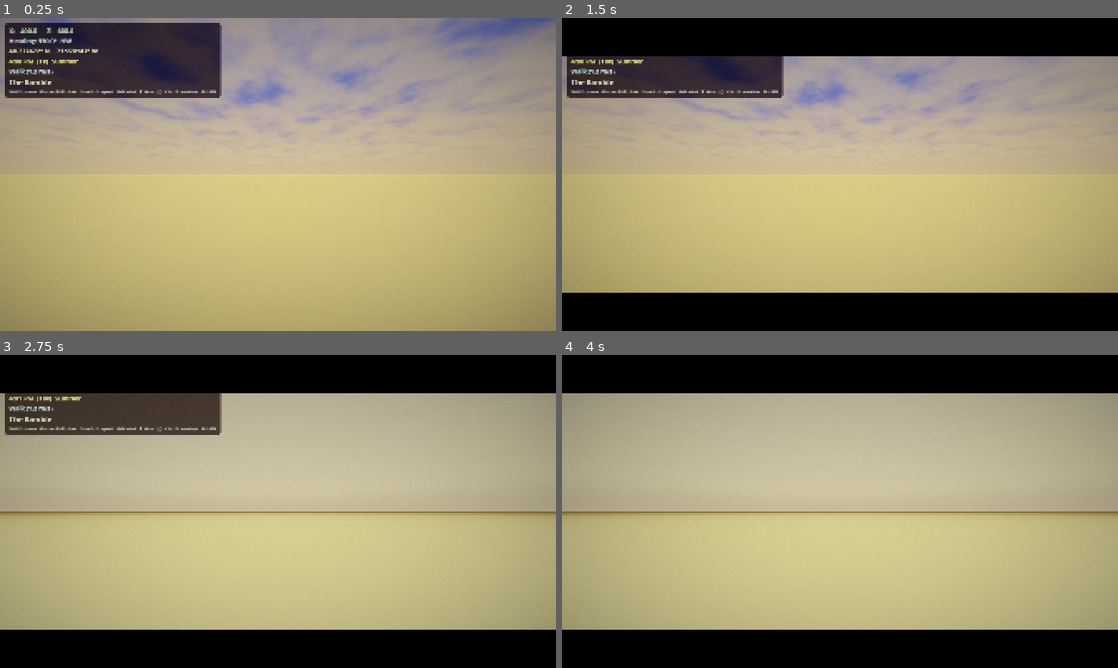
Above: before the commit, frames 1-4 (two rows, left to right).
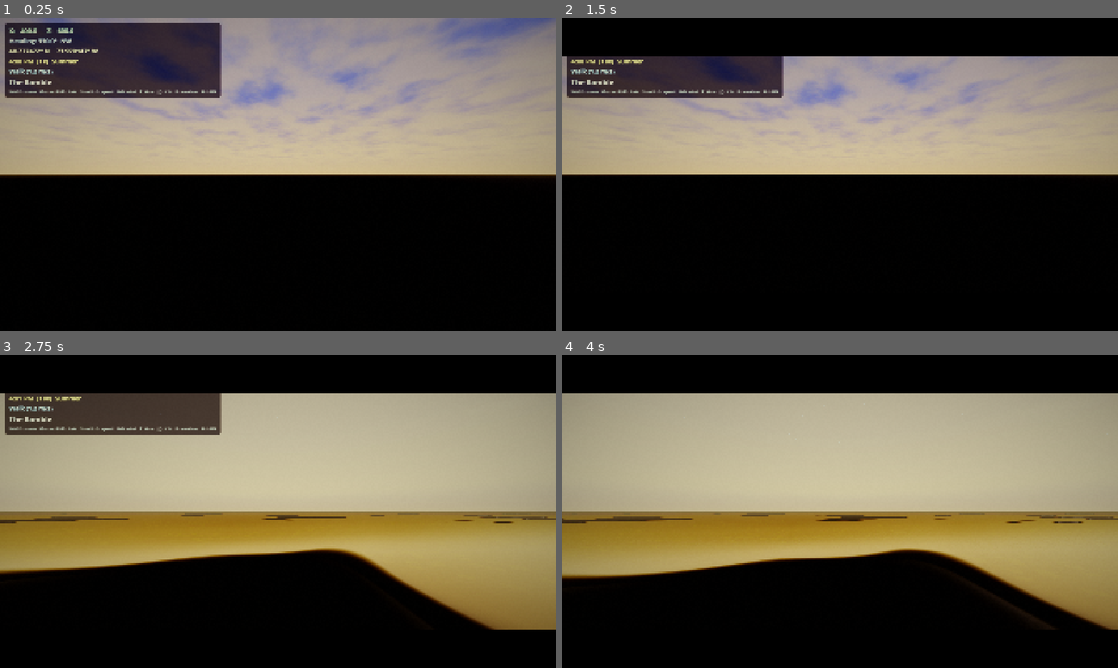
Above: after the commit, the same moments.

Repository: Central-Park-Walk/central-park-walk
Game: Godot game, scene res://main.tscn
The game is run twice, just before and just after one commit, with the same random seed, the same clock (stepped at 60 frames per second) and the same inputs.
Inputs (mouse positions are in pixels of both pictures, inside the frame that each line leads up to):
- Up to frame 1 (0.25 s): no input
- Up to frame 2 (1.5 s): tap Enter at 0.5 s; move the mouse to (962, 158) at 0.52 s; hold D 0.53-1.28 s; tap T at 0.6 s; click (962, 158) at 0.67 s; tap Space at 1.25 s; move the mouse to (728, 190) at 1.27 s; hold S from 1.28 s (still down); tap L at 1.35 s
- Up to frame 3 (2.75 s): tap Enter at 2 s; move the mouse to (333, 442) at 2.02 s; release S at 2.03 s; hold D from 2.03 s (still down); tap P at 2.1 s
- Up to frame 4 (4 s): move the mouse to (812, 574) at 2.77 s; release D at 2.78 s; hold W 2.78-3.53 s; tap G at 2.85 s; click (812, 574) at 2.92 s; move the mouse to (1006, 558) at 3.52 s; hold A from 3.53 s (still down); tap H at 3.6 s

The runs differ from the first frame. In frame 1, 50% of the frame differs, in the area x 0-100%, y 50-100%; in frame 2, 38%; in frame 3, 37%; in frame 4, 37%.

Commit message:
Stone pedestals for 61 unscanned statues + terrain slope variable fix
New Blender model: cp_pedestal.glb with 3 granite/limestone variants
(standard rectangular, column for busts, wide memorial base). Placed at
each label-only statue position with weather-responsive stone shader and
collision. Labels now sit above pedestals instead of floating. Also fixed
terrain shader: moved slope calculation before first use at path section.

Co-Authored-By: Claude Opus 4.6 <noreply@anthropic.com>

Diff:
--- a/infrastructure_builder.gd
+++ b/infrastructure_builder.gd
@@ -625,6 +625,35 @@
 			else:
 				print("Statues: failed to generate scene for '%s'" % skey)
 	print("Statues: %d named GLBs loaded" % named_statue_glbs.size())
+
+	# Load stone pedestal GLB — 3 variant meshes for label-only statues
+	# Variant 0: Standard (statues, sculptures) ~1.08m
+	# Variant 1: Column (busts) ~1.36m
+	# Variant 2: Memorial (memorials, monuments) ~0.68m
+	var pedestal_meshes: Array = []  # [Mesh, Mesh, Mesh]
+	var pedestal_heights: Array = [1.08, 1.36, 0.68]
+	var ped_path := ProjectSettings.globalize_path("res://models/furniture/cp_pedestal.glb")
+	if FileAccess.file_exists(ped_path):
+		var gd_p := GLTFDocument.new()
+		var gs_p := GLTFState.new()
+		if gd_p.append_from_file(ped_path, gs_p) == OK:
+			var ped_root: Node = gd_p.generate_scene(gs_p)
+			if ped_root:
+				for child in ped_root.get_children():
+					if child is MeshInstance3D and child.mesh:
+						pedestal_meshes.append(child.mesh)
+				ped_root.queue_free()
+	print("Statues: %d pedestal variants loaded" % pedestal_meshes.size())
+
+	# Stone material for pedestals (gray granite)
+	var ped_rw_alb: ImageTexture = _loader._load_tex("res://textures/rock_wall_diff.jpg")
+	var ped_rw_nrm: ImageTexture = _loader._load_tex("res://textures/rock_wall_nrm.jpg")
+	var ped_rw_rgh: ImageTexture = _loader._load_tex("res://textures/rock_wall_rgh.jpg")
+	var ped_stone_mat: Material = _loader._make_stone_material(
+		ped_rw_alb, ped_rw_nrm, ped_rw_rgh, Color(0.55, 0.53, 0.50))
+	var ped_limestone_mat: Material = _loader._make_stone_material(
+		ped_rw_alb, ped_rw_nrm, ped_rw_rgh, Color(0.65, 0.60, 0.52))
+	var pedestal_count := 0
 
 	var statue_col_shapes: Array = []
 
@@ -718,15 +747,45 @@
 			_loader._water_builder._build_imagine_mosaic(sx, sy, sz)
 			continue
 
-		# No photogrammetry scan available — skip procedural geometry,
-		# just place a label so the data gap stays visible.
-		# Material-tinted label: bronze → warm amber, granite → cool gray
+		# No photogrammetry scan available — place stone pedestal with label.
+		# The pedestal is real infrastructure (every CP statue sits on one);
+		# the missing statue itself remains a visible data gap.
 		var smat: String = str(statue.get("material", ""))
 		var mat_col := Color(0.75, 0.72, 0.68, 0.65)  # default neutral
 		if "bronze" in smat:
 			mat_col = Color(0.72, 0.58, 0.35, 0.65)  # warm bronze
 		elif "granite" in smat or "stone" in smat:
 			mat_col = Color(0.62, 0.62, 0.60, 0.65)  # cool granite
+
+		# Choose pedestal variant by type:
+		# bust → column (1), memorial/monument → wide memorial (2), else → standard (0)
+		var ped_idx := 0
+		var ped_h := 1.08
+		if stype == "bust":
+			ped_idx = 1; ped_h = 1.36
+		elif stype in ["memorial", "monument"]:
+			ped_idx = 2; ped_h = 0.68
+
+		# Place pedestal mesh
+		if pedestal_meshes.size() > ped_idx:
+			var mi := MeshInstance3D.new()
+			mi.mesh = pedestal_meshes[ped_idx]
+			mi.position = Vector3(sx, sy, sz)
+			# Apply stone material (limestone for memorials, granite otherwise)
+			var ped_mat: Material = ped_limestone_mat if ped_idx == 2 else ped_stone_mat
+			for surf_i in range(mi.mesh.get_surface_count()):
+				mi.mesh.surface_set_material(surf_i, ped_mat)
+			mi.cast_shadow = MeshInstance3D.SHADOW_CASTING_SETTING_ON
+			_loader.add_child(mi)
+			pedestal_count += 1
+			# Collision cylinder for the pedestal
+			var pcyl := CylinderShape3D.new()
+			pcyl.radius = 0.55 if ped_idx != 1 else 0.35
+			pcyl.height = ped_h
+			var pcol := CollisionShape3D.new()
+			pcol.shape = pcyl
+			pcol.position = Vector3(sx, sy + ped_h * 0.5, sz)
+			statue_col_shapes.append(pcol)
 
 		var label_text: String = sname if sname else stype.capitalize()
 		# Add inscription snippet if available (first 60 chars)
@@ -745,7 +804,7 @@
 		lbl.modulate = mat_col
 		lbl.outline_size = 6
 		lbl.outline_modulate = Color(0.0, 0.0, 0.0, 0.50)
-		lbl.position = Vector3(sx, sy + 2.0, sz)
+		lbl.position = Vector3(sx, sy + ped_h + 0.5, sz)
 		_loader.add_child(lbl)
 
 	# Single StaticBody3D for all statue collision shapes
@@ -756,7 +815,7 @@
 			body.add_child(shape)
 		_loader.add_child(body)
 
-	print("ParkLoader: statues/monuments = %d" % [statues.size()])
+	print("ParkLoader: statues/monuments = %d (%d with pedestals)" % [statues.size(), pedestal_count])
 
 
 # ---------------------------------------------------------------------------
--- a/shaders/terrain.gdshader
+++ b/shaders/terrain.gdshader
@@ -250,6 +250,7 @@
 	// This makes paths visually distinct from grass — the biggest single visual improvement.
 	float atlas_val = texture(surface_atlas, splat_uv).r * 255.0;
 	int surface_type = int(atlas_val + 0.5);
+	float slope = 1.0 - terrain_n.y;  // 0=flat, 1=vertical (used by paths and rock sections)
 	bool is_paved = (surface_type == 2 || surface_type == 6);   // paved path or bridge deck
 	bool is_unpaved = (surface_type == 3);
 	if (is_paved && slope < 0.20) {
@@ -349,7 +350,6 @@
 	// Rock on steep slopes + atlas rock (type 7) — Manhattan schist outcrops
 	// Schist: gray base + mica sparkle (slight specular) + rusty weathering patches
 	// LiDAR at 2.4m/cell smooths real slopes significantly, so use low thresholds.
-	float slope = 1.0 - terrain_n.y;  // 0=flat, 1=vertical
 	float rock_noise = fbm(world_pos.xz * 0.05, 2) * 0.06;
 	float rock_blend = smoothstep(0.10, 0.25, slope + rock_noise);
 	// Atlas surface type 7 = rock: boost rock blend for flat exposed bedrock
Binary file added: models/furniture/cp_pedestal.glb
Not shown, added: scripts/make_pedestal.py
